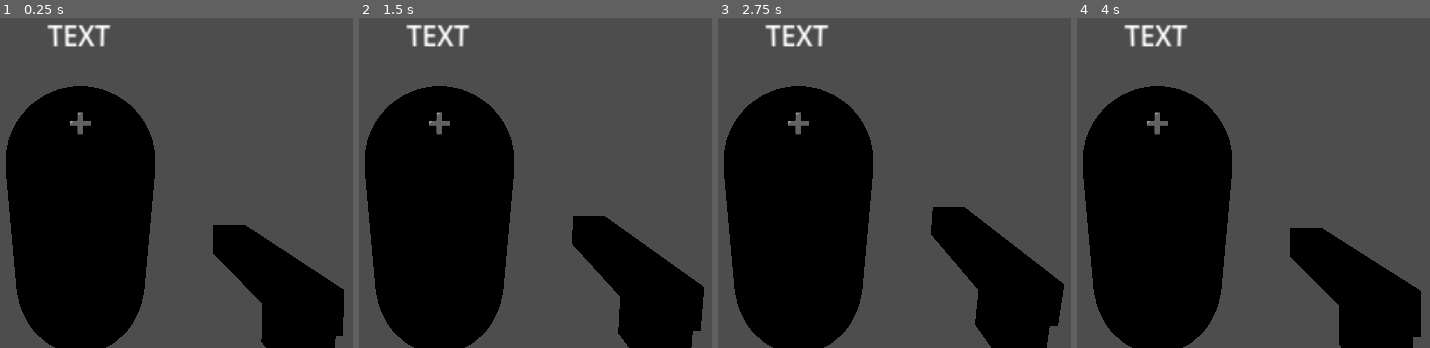
Above: before the commit, frames 1-4 (left to right).
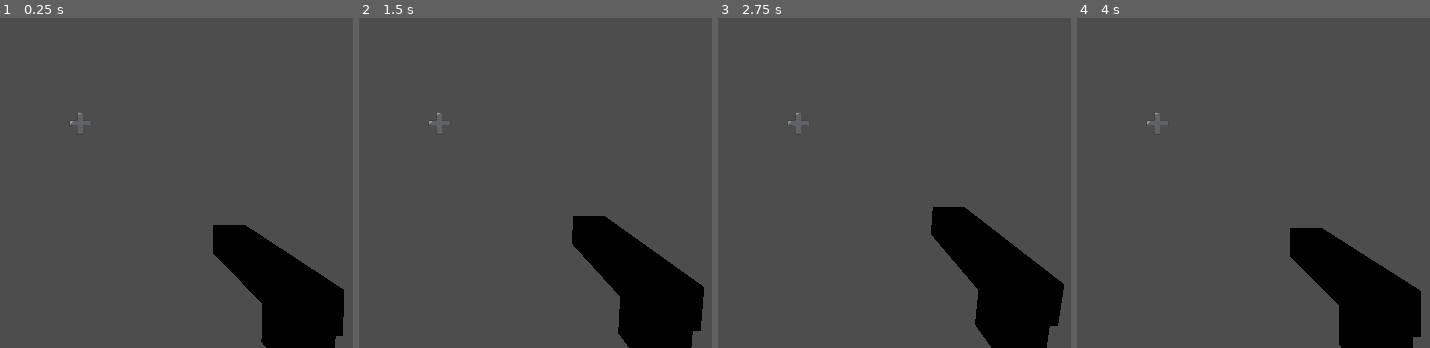
Above: after the commit, the same moments.

Repository: TechnoLukas/Godot4Multiplayer
Game: Godot game, scene res://player.tscn
Same seed, same stepped clock (60 frames per second), same inputs: the game is played once before the commit and once after it. This scene is started directly instead of the project's main scene.
Inputs (mouse positions are in pixels of both pictures, inside the frame that each line leads up to):
- Up to frame 1 (0.25 s): no input
- Up to frame 2 (1.5 s): tap Enter (ui_accept) at 0.5, 0.77 s; move the mouse to (616, 100) at 0.52 s; hold D (right) 0.53-1.28 s; click (616, 100) at 0.6 s; move the mouse to (outside the picture) at 1.27 s; hold S (backward) from 1.28 s (still down); click (outside the picture) at 1.35 s
- Up to frame 3 (2.75 s): tap Enter (ui_accept) at 1.52, 2 s; move the mouse to (876, 24) at 2.02 s; release S (backward) at 2.03 s; hold D (right) from 2.03 s (still down); click (876, 24) at 2.1 s
- Up to frame 4 (4 s): move the mouse to (1115, 212) at 2.77 s; release D (right) at 2.78 s; hold W (forward) 2.78-3.53 s; click (1115, 212) at 2.85 s; tap Enter (ui_accept) at 3.02, 3.77 s; move the mouse to (1398, 189) at 3.52 s; hold A (left) from 3.53 s (still down); click (1398, 189) at 3.6 s

The runs differ from the first frame. In frame 1, 29% of the frame differs, in the area x 1-44%, y 2-100%; in frame 2, 29%; in frame 3, 29%; in frame 4, 29%, in the area x 1-87%, y 2-100%.

Commit message:
color sync

Diff:
--- a/player.gd
+++ b/player.gd
@@ -19,7 +19,9 @@
 func _ready():
 	if not is_multiplayer_authority(): return
 
-	set_player_prop.rpc()
+
+	set_player_prop.rpc(Global.color,Global.nickname)
+	fltwd.get_node("nick").text=Global.nickname
 	Input.mouse_mode = Input.MOUSE_MODE_CAPTURED
 	position=Vector3(randf_range(-5,5),2,randf_range(-5,5))
 	visible=true
@@ -71,6 +73,7 @@
 	anim_player.play("shoot")
 
 @rpc("call_local")
-func set_player_prop():
-	mesh.mesh.material.albedo_color=Global.color
-	fltwd.get_node("nick").text=Global.nickname
+func set_player_prop(c,n):
+
+	print(multiplayer.get_unique_id()," ",name)
+	mesh.mesh.material.albedo_color=c
--- a/player.tscn
+++ b/player.tscn
@@ -2,10 +2,12 @@
 
 [ext_resource type="Script" path="res://player.gd" id="1_3htem"]
 
-[sub_resource type="StandardMaterial3D" id="StandardMaterial3D_l6nh7"]
-
-[sub_resource type="CapsuleMesh" id="CapsuleMesh_b0c8g"]
-material = SubResource("StandardMaterial3D_l6nh7")
+[sub_resource type="StandardMaterial3D" id="StandardMaterial3D_jnfqi"]
+resource_local_to_scene = true
+
+[sub_resource type="CapsuleMesh" id="CapsuleMesh_5ipbi"]
+resource_local_to_scene = true
+material = SubResource("StandardMaterial3D_jnfqi")
 
 [sub_resource type="CapsuleShape3D" id="CapsuleShape3D_yabfh"]
 
@@ -157,14 +159,14 @@
 
 [node name="CSGMesh3D" type="CSGMesh3D" parent="."]
 transform = Transform3D(1, 0, 0, 0, 1, 0, 0, 0, 1, 0, 1, 0)
-mesh = SubResource("CapsuleMesh_b0c8g")
+mesh = SubResource("CapsuleMesh_5ipbi")
 
 [node name="CollisionShape3D" type="CollisionShape3D" parent="."]
 transform = Transform3D(1, 0, 0, 0, 1, 0, 0, 0, 1, 0, 1, 0)
 shape = SubResource("CapsuleShape3D_yabfh")
 
 [node name="Camera3D" type="Camera3D" parent="."]
-transform = Transform3D(1, 0, 0, 0, 0.947266, 0.320448, 0, -0.320448, 0.947266, 0, 2.37719, 1.82153)
+transform = Transform3D(1, 0, 0, 0, 1, 0, 0, 0, 1, 0, 1.5, 0)
 
 [node name="Pistol" type="Node3D" parent="Camera3D"]
 transform = Transform3D(1, 0, 0, 0, 1, 0, 0, 0, 1, 0.5, -0.4, -0.700001)
